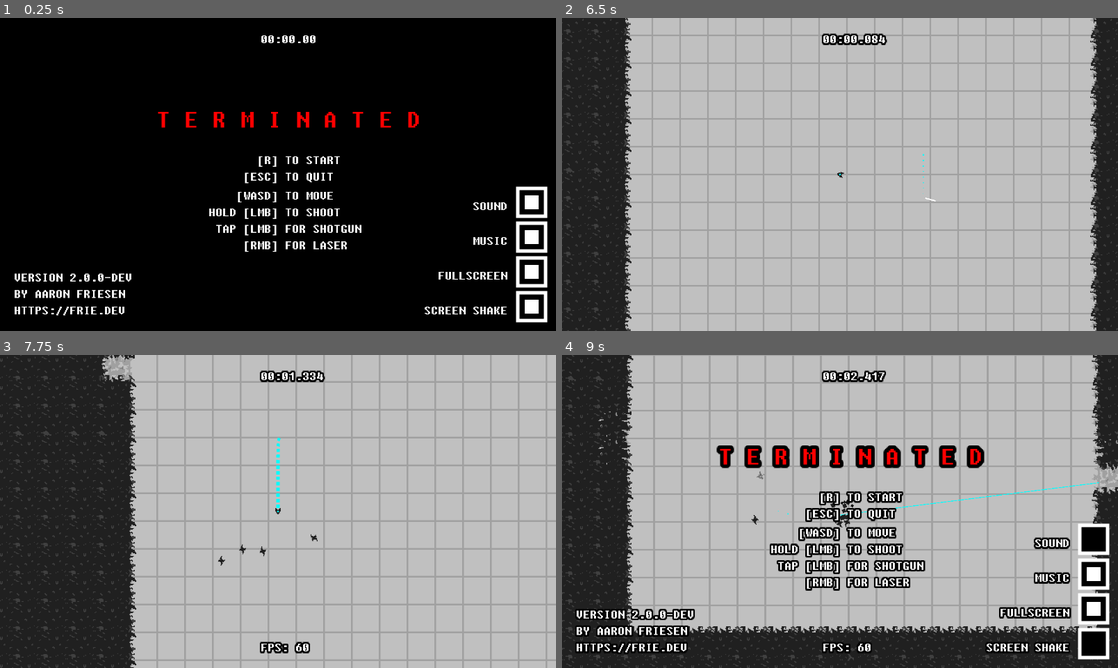
Above: before the commit, frames 1-4 (two rows, left to right).
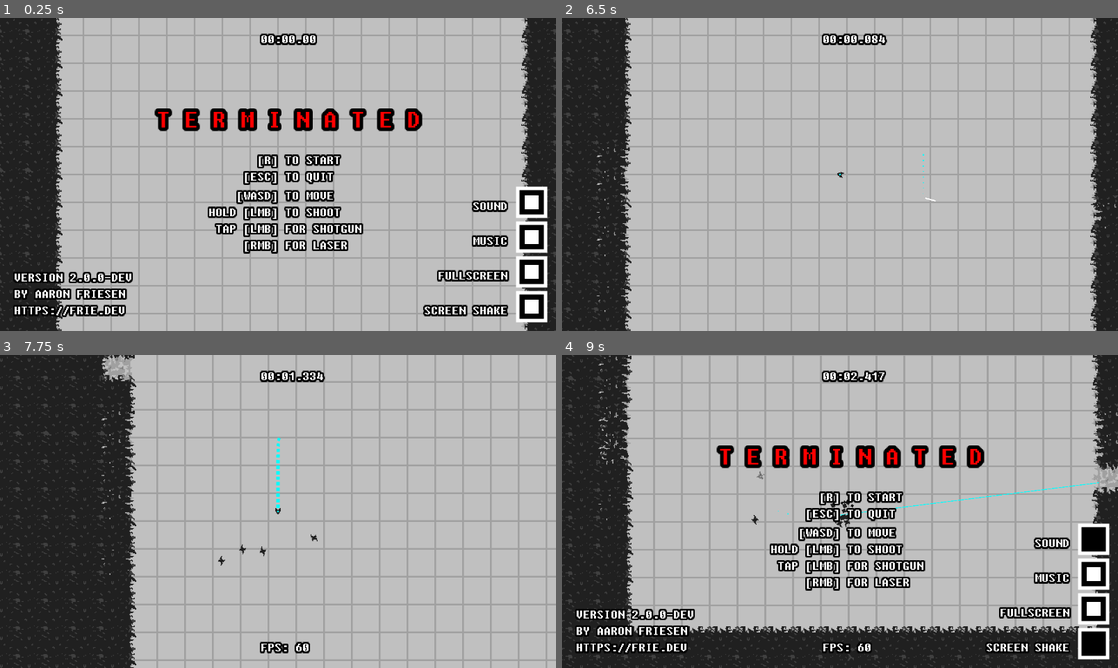
Above: after the commit, the same moments.

Repository: friedev/terminated
Game: Godot game, scene res://scenes/Main.tscn
Two runs of this game, one before a commit and one after it. Both use one fixed random seed, a clock stepped at 60 frames per second and the inputs below. Sound files missing from this copy of the repository are replaced by a short silence.
Inputs (mouse positions are in pixels of both pictures, inside the frame that each line leads up to):
- Up to frame 1 (0.25 s): no input
- Up to frame 2 (6.5 s): click (1095, 305) at 0.5 s; click (1095, 202) at 1.25 s; click (1095, 237) at 2 s; tap Enter at 2.75 s; move the mouse to (962, 158) at 2.77 s; hold Right (right) 2.78-3.53 s; hold F (fps) 2.78-3.53 s; tap R (restart) at 3.5, 6.4 s; move the mouse to (728, 190) at 3.52 s; hold Down (down) 3.53-4.28 s; click (728, 190) at 3.6 s; move the mouse to (895, 105) at 4.27 s; hold Right (right) 4.28-5.03 s; hold Right mouse button (shoot2) 4.28-5.03 s; move the mouse to (812, 237) at 5.02 s; hold Up (up) 5.03-5.78 s; tap F (fps) at 5.1 s; move the mouse to (1006, 221) at 5.77 s; press the mouse at (1006, 221) at 5.78 s; hold Left (left) from 5.78 s (still down)
- Up to frame 3 (7.75 s): move the mouse to (111, 464) at 6.52 s; release the mouse at (111, 464) at 6.53 s; right-click (111, 464) at 6.6 s; move the mouse to (305, 511) at 7.27 s; release Left (left) at 7.28 s; hold Down (down) from 7.28 s (still down); hold F (fps) from 7.28 s (still down)
- Up to frame 4 (9 s): move the mouse to (756, 433) at 8.02 s; release Down (down) at 8.03 s; release F (fps) at 8.03 s; hold Right (right) 8.03-8.78 s; click (756, 433) at 8.1 s; move the mouse to (962, 495) at 8.77 s; hold Up (up) from 8.78 s (still down); hold Right mouse button (shoot2) from 8.78 s (still down)

The runs differ from the first frame. In frame 1, 89% of the frame differs, in the area x 0-100%, y 0-100%; in frame 2, 0.3%; in frame 3, 0.2%; in frame 4, 0.3%.

Commit message:
Set up tilemap on ready
Better than having a black background on first launch.

Diff:
--- a/scripts/Main.gd
+++ b/scripts/Main.gd
@@ -75,15 +75,18 @@
 func _ready():
 	randomize()
 
+	$MenuLayer/Control/FullscreenCheckBox.button_pressed = OS.get_name() != "HTML5"
+
 	$Player.visible = false
 	$Player.set_process(false)
 	$Player.set_physics_process(false)
 	$Player.set_process_input(false)
 
-	$MenuLayer/Control/FullscreenCheckBox.button_pressed = OS.get_name() != "HTML5"
-
-
-func setup():
+	setup_tilemap()
+
+
+
+func setup_tilemap():
 	# TODO use tilemap layers
 	var map_tiles = map_radius / $TileMap.tile_set.tile_size.x
 	var arena_tiles = arena_radius / $TileMap.tile_set.tile_size.x
@@ -102,6 +105,8 @@
 				$FloorTileMap.set_cell(0, Vector2i(x, y), 0, Vector2i(TILE_HEALTH + 2, 0))
 				$TileMap.set_cell(0, Vector2i(x, y), 0, Vector2i(TILE_HEALTH, 0))
 
+
+func setup():
 	# Need to use free here instead of queue free, otherwise player takes damage
 	# from an enemy collision when respawning
 	for bullet in get_tree().get_nodes_in_group("Bullets"):
